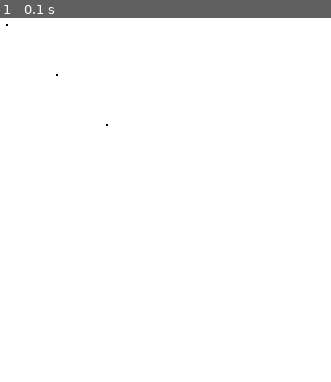
Above: before the commit, frame 1.
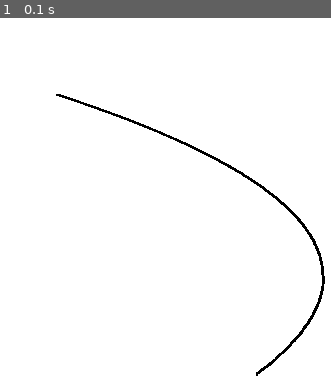
Above: after the commit, the same moment.

Repository: weth767/pycgeo
Game: pygame game, started from main.py
The game is run twice, just before and just after one commit, with the same random seed, the same clock (stepped at 60 frames per second) and the same inputs.
Inputs:
- Up to frame 1 (0.1 s): no input

The runs differ from the first frame. In frame 1, 1.1% of the frame differs, in the area x 1-99%, y 1-99%.

Commit message:
Adicionadas a curva de bezier linear e quadratica

Diff:
--- /dev/null
+++ b/base/bezier.py
@@ -0,0 +1,49 @@
+from directives.point import Point
+
+
+class LinerBezierCurve:
+    def __init__(self, a: Point, b: Point, precision=0.0001):
+        self.a = a
+        self.b = b
+        self.precision = 1 if (precision is None or precision <= 0) else precision
+
+    def build(self):
+        points = []
+        variation = 0
+        while True:
+            px = (1 - variation) * self.a.x + variation * self.b.x
+            py = (1 - variation) * self.a.y + variation * self.b.y
+            points.append(Point(x=px, y=py))
+            variation += self.precision
+            if variation >= 1:
+                break
+        return points
+
+
+class QuadraticBezierCurve:
+    def __init__(self, a: Point, b: Point, c: Point, precision=0.0001):
+        self.a = a
+        self.b = b
+        self.c = c
+        self.precision = 1 if (precision is None or precision <= 0) else precision
+
+    def build(self):
+        points = []
+        i = 0
+        while True:
+            xa = self._nextPoint(self.a.x, self.b.x, i)
+            ya = self._nextPoint(self.a.y, self.b.y, i)
+            xb = self._nextPoint(self.b.x, self.c.x, i)
+            yb = self._nextPoint(self.b.y, self.c.y, i)
+            x = self._nextPoint(xa, xb, i)
+            y = self._nextPoint(ya, yb, i)
+            points.append(Point(x=x, y=y))
+            if i >= 1:
+                break
+            i += self.precision
+        return points
+
+    @staticmethod
+    def _nextPoint(x, y, precision):
+        diff = int(y - x)
+        return x + (diff * precision)
--- a/directives/curve.py
+++ b/directives/curve.py
@@ -1,20 +1,15 @@
 import abc
-import sys
-
 import pygame
-from pygame.surface import Surface
-
 from directives.point import Point
 from directives.segment import Segment
 from errors.messages import Messages
-from resources.canvas import Canvas
 
 
 class Curve(metaclass=abc.ABCMeta):
     pygame.init()
     screen = pygame.display.set_mode((300, 300))
 
-    def __init__(self, segments: list, points: list, canvas: Surface):
+    def __init__(self, segments: list, points: list, radius: float):
         self._useSegments = False
         self._usePoints = False
         self.a = None
@@ -22,8 +17,7 @@
         self.c = None
         self.seg1 = None
         self.seg2 = None
-        if canvas is not None:
-            self.canvas = canvas
+        self.radius = radius
         try:
             if len(points) == 3:
                 self.a: Point = points[0]
@@ -47,5 +41,117 @@
         if self._usePoints and not self._useSegments and (self.a is None or self.b is None or self.c is None):
             raise ValueError(Messages.SP_MS03)
 
-    def show(self):
+    def buildShape(self):
         self._verifyRules()
+        points = []
+        xm = 0
+        ym = 0
+        a = 0
+        b = 0
+        if self._usePoints:
+            xm = self.a.x
+            ym = self.a.y
+            a = self.c.x
+            b = self.c.y
+        elif self._useSegments:
+            xm = self.seg1.a.x
+            ym = self.seg1.a.y
+            a = self.seg2.b.x
+            b = self.seg2.b.y
+        x = -a
+        y = 0
+        e2 = b
+        dx = (1 + 2 * x) * e2 * e2
+        dy = x * x
+        err = dx + dy
+        while x <= 0:
+            points.append(Point(x=xm - x, y=ym + y))
+            points.append(Point(x=xm + x, y=ym + y))
+            # points.append(Point(x=xm + x, y=ym - y))
+            # points.append(Point(x=xm - x, y=ym - y))
+            e2 = 2 * err
+            if e2 >= (x * 2 + 1) * (b * b):
+                x += 1
+                err += (x * 2 + 1) * (b * b)
+            if e2 <= (y * 2 + 1) * (a * a):
+                y += 1
+                err += (y * 2 + 1) * (a * b)
+        while y < b:
+            y += 1
+            points.append(Point(x=xm, y=ym + y))
+            points.append(Point(x=xm, y=ym - y))
+        return points
+
+    def buildForm(self):
+        self._verifyRules()
+        points = []
+        # based to besier curve algorithm
+        x0 = y0 = x1 = y1 = x2 = y2 = 0
+        xy = 0
+        dx = dy = err = 0
+        if self._usePoints:
+            x0 = self.a.x
+            y0 = self.a.y
+            x1 = self.b.x
+            y1 = self.b.y
+            x2 = self.c.x
+            y2 = self.c.y
+        elif self._useSegments:
+            x0 = self.seg1.a.x
+            y0 = self.seg1.a.y
+            x1 = self.seg1.b.x
+            y1 = self.seg1.b.y
+            x2 = self.seg2.b.x
+            y2 = self.seg2.b.y
+        # valores relativos para checagem da curvatura
+        sx = x2 - x1
+        sy = y2 - y1
+        xx = x0 - x1
+        yy = y0 - y1
+        cur = xx * sy - yy * sx
+        assert ((xx * sx) <= 0 and (yy * sy) <= 0)
+        if (sx * (sx + sy) * sy) > ((xx * xx) + (yy * yy)):
+            x2 = x0
+            x0 = sx + x1
+            y2 = y0
+            y0 = sy + y1
+            cur = -cur
+        if cur != 0:
+            xx += sx
+            xx *= sx
+            sx = 1 if x0 < x2 else -1
+            yy += sy
+            yy *= sy
+            sy = 1 if y0 < y2 else -1
+            xy = 2 * xx * yy
+            xx *= xx
+            yy *= yy
+            if cur * sx * sy < 0:
+                xx = -xx
+                yy = -yy
+                xy = -xy
+                cur = -cur
+            dx = 4.0 * sy * cur * (x1 - x0) + xx - xy
+            dy = 4.0 * sx * cur * (y0 - y1) + yy - xy
+            xx += xx
+            yy += yy
+            err = dx + dy + xy
+            while dy <= dx:
+                print(x0, y0)
+                points.append(Point(x=x0, y=y0))
+                if x0 == x2 and y0 == y2:
+                    return points
+                y1 = 2 * err < dx
+                if 2 * err > dy:
+                    x0 += sx
+                    dx -= xy
+                    err += dy
+                    err += yy
+                if y1:
+                    y0 += sy
+                    dy -= xy
+                    err += dx
+                    err += xx
+            points.append(Point(x=x0, y=y0))
+            points.append(Point(x=x2, y=y2))
+        return points
--- a/main.py
+++ b/main.py
@@ -1,13 +1,18 @@
+from base.bezier import LinerBezierCurve, QuadraticBezierCurve
 from directives.point import Point
 from resources.pygamecanvas import PygameCanvas
 
 
 def main():
-    apoint = Point(x=100, y=100)
-    bpoint = Point(x=150, y=150)
-    cpoint = Point(x=50, y=50)
+    apoint = Point(x=100, y=120)
+    bpoint = Point(x=500, y=250)
+    cpoint = Point(x=300, y=400)
+    lbc = LinerBezierCurve(a=apoint, b=bpoint)
+    qbc = QuadraticBezierCurve(a=apoint, b=bpoint, c=cpoint)
+    points = lbc.build()
+    points1 = qbc.build()
     canvas = PygameCanvas(width=500, height=500)
-    canvas.draw(points=[apoint, bpoint, cpoint])
+    canvas.draw(points=points1)
 
 
 if __name__ == '__main__':
